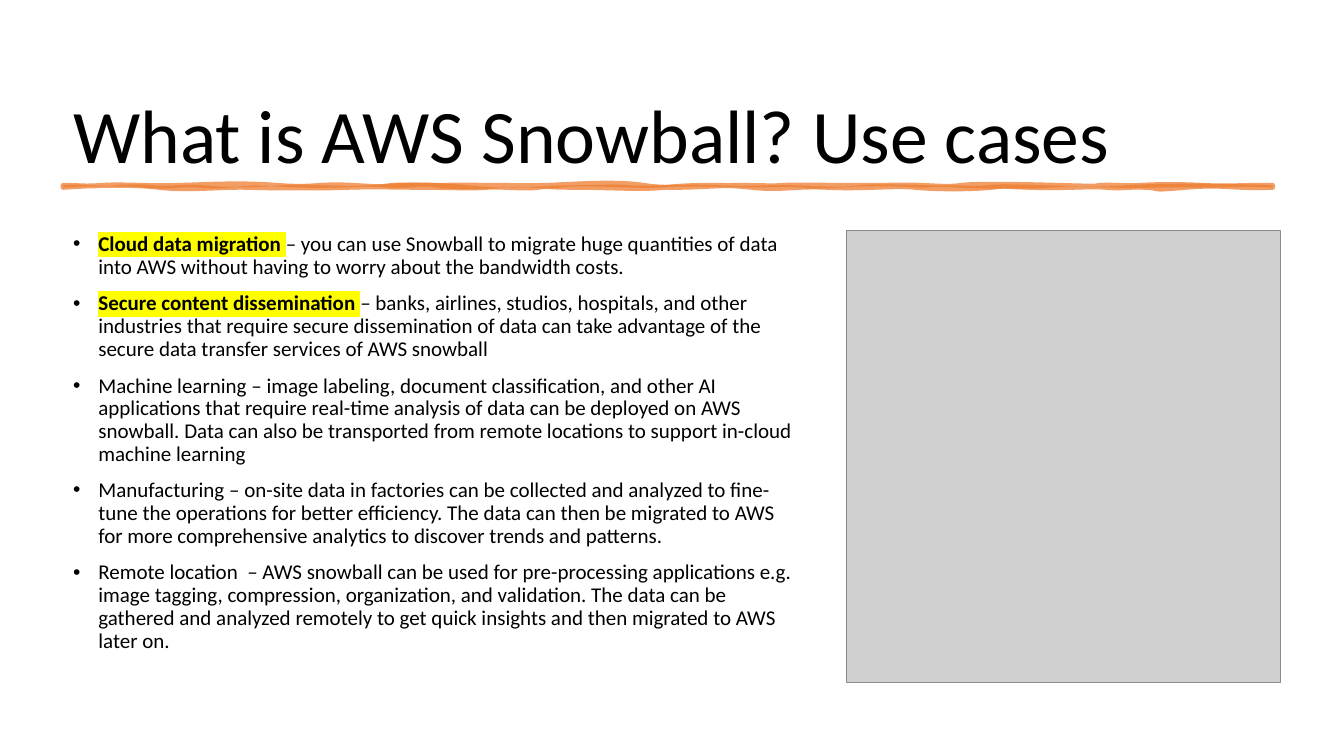
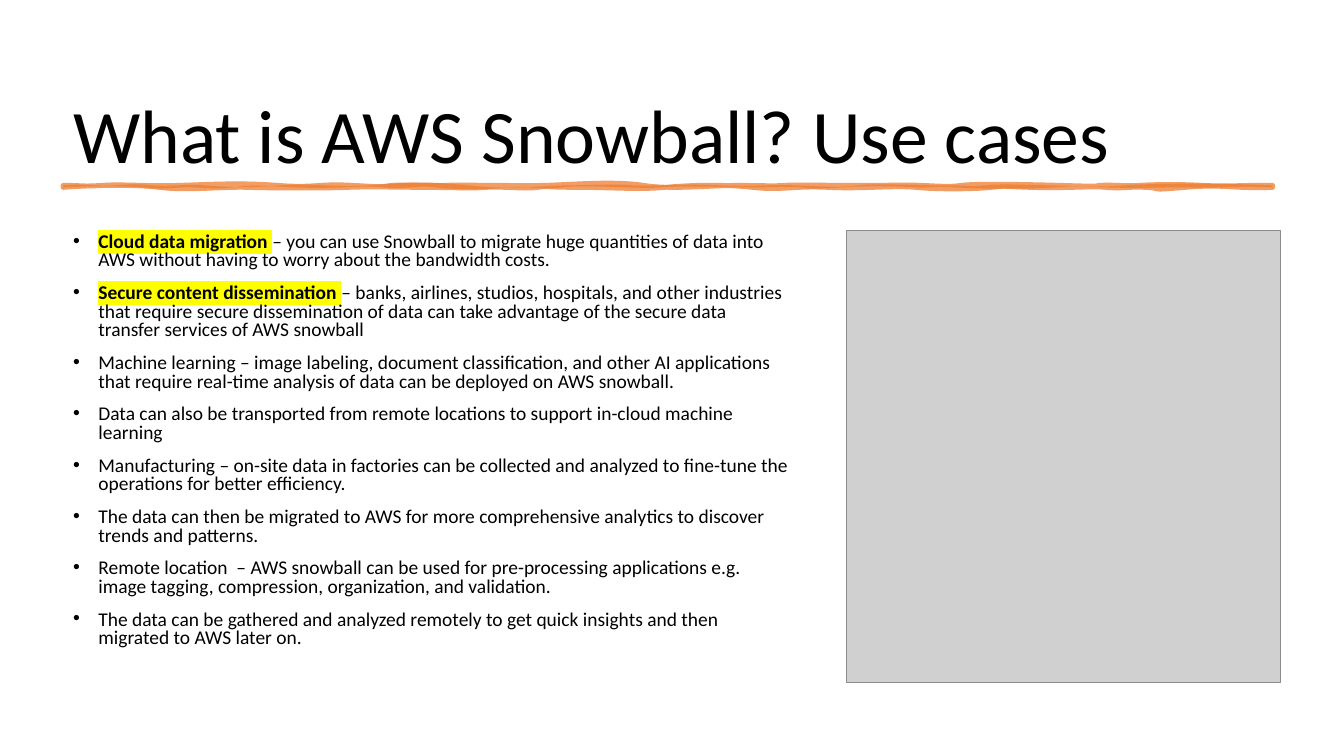
Before and after one commit to IlyaChakun/aws-iba-courses, a slide deck: slide 6 of lecture-materials/Migration&Transfer/aws_snow_family/snow_family.pptx (slide 5 before the commit). Drawn at 1344x756 pixels with LibreOffice and Linux fonts; fonts in the diff are those of the drawing; grey boxes stand for pictures. Boxes give left, top, right and bottom in pixels: in the first picture for what was removed or moved away, otherwise in the second. Text is boxed around its words. In the diff, an @@ line names an element or a change of style, - is before the commit and + after.

```diff
--- a/lecture-materials/Migration&Transfer/aws_snow_family/snow_family.pptx
+++ b/lecture-materials/Migration&Transfer/aws_snow_family/snow_family.pptx
@@ text at <box>98,234,781,336</box>: size 15 to 13.9 pt in "Cloud data migration – you can use ...", "Secure content dissemination – banks, airlines, studios, ..."; line spacing 0.9 to 0.8 @@
@@ text at <box>98,355,787,648</box>: text changed; size 15 to 13.9 pt @@
-• Machine learning – image labeling, document classification, and other AI applications that require real-time analysis of data can be deployed on AWS snowball. Data can also be transported from remote locations to support in-cloud machine learning
-• Manufacturing – on-site data in factories can be collected and analyzed to fine-tune the operations for better efficiency. The data can then be migrated to AWS for more comprehensive analytics to discover trends and patterns.
-• Remote location – AWS snowball can be used for pre-processing applications e.g. image tagging, compression, organization, and validation. The data can be gathered and analyzed remotely to get quick insights and then migrated to AWS later on.
+• Machine learning – image labeling, document classification, and other AI applications that require real-time analysis of data can be deployed on AWS snowball.
+• Data can also be transported from remote locations to support in-cloud machine learning
+• Manufacturing – on-site data in factories can be collected and analyzed to fine-tune the operations for better efficiency.
+• The data can then be migrated to AWS for more comprehensive analytics to discover trends and patterns.
+• Remote location – AWS snowball can be used for pre-processing applications e.g. image tagging, compression, organization, and validation.
+• The data can be gathered and analyzed remotely to get quick insights and then migrated to AWS later on.
```
Also in this commit, not shown: 3 other slides changed, 2 slides added, 30 other files.
